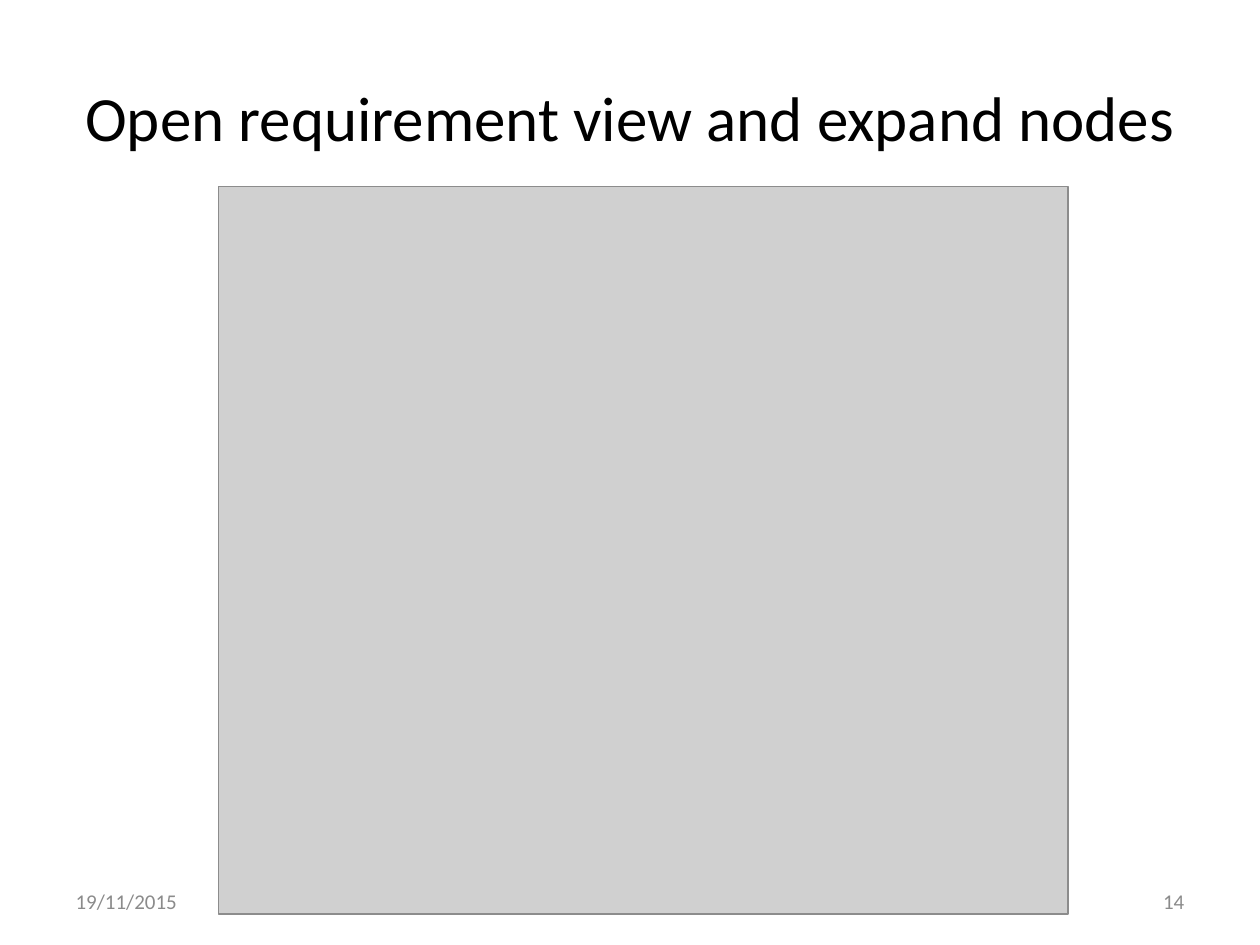
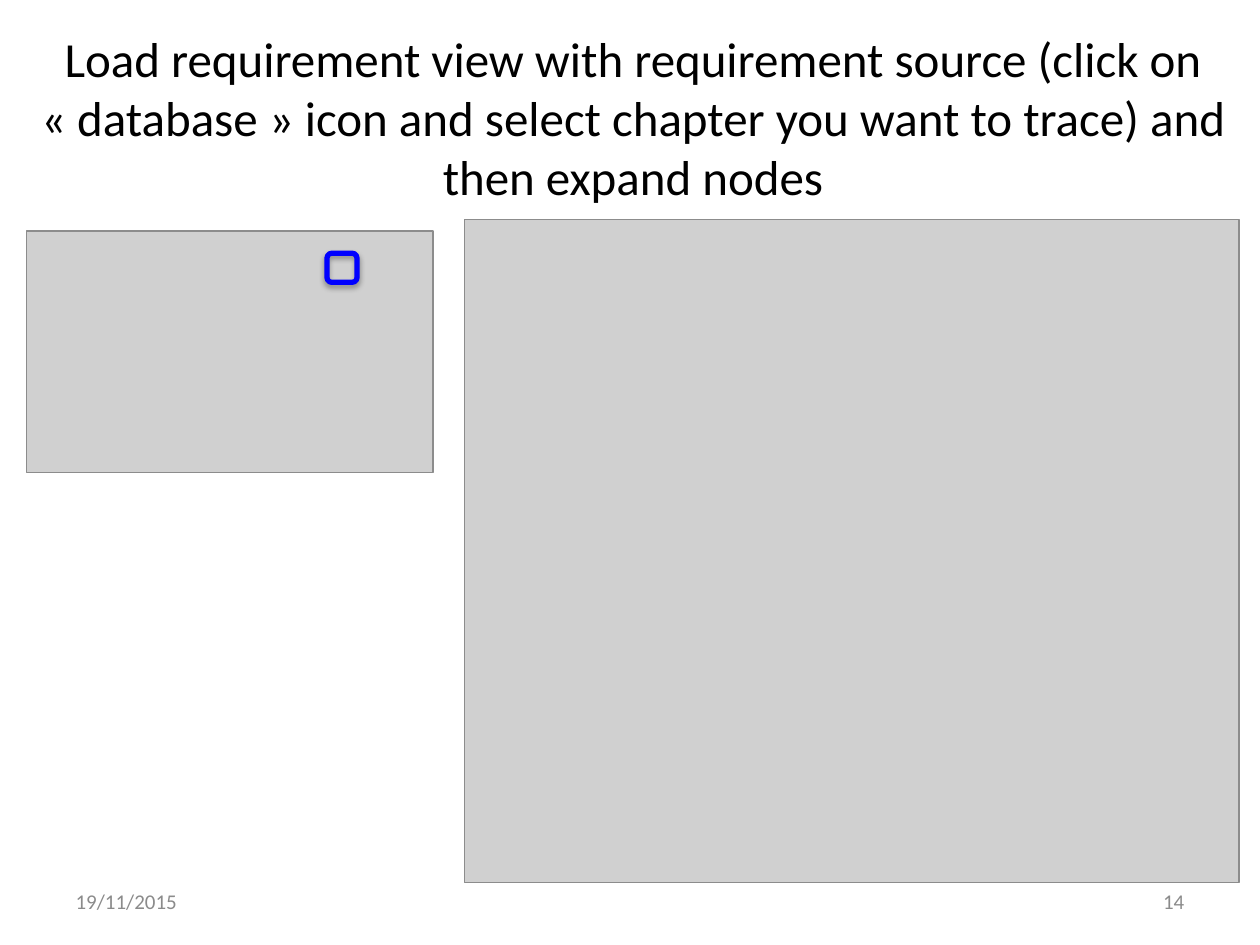
Before and after one commit to openETCS/toolchain, a slide deck: slide 14 of T7.3/TraceabilityArchitecture/reqCycleUse/ReqCyclePossibleUseForArchitectureVerification-V2.pptx. Drawn at 1260x945 pixels with LibreOffice and Linux fonts; fonts in the diff are those of the drawing; grey boxes stand for pictures. Boxes give left, top, right and bottom in pixels: in the first picture for what was removed or moved away, otherwise in the second. Text is boxed around its words. In the diff, an @@ line names an element or a change of style, - is before the commit and + after.

Commit message:
updated figures and detailed explanations after feedback from Jan

```diff
--- a/T7.3/TraceabilityArchitecture/reqCycleUse/ReqCyclePossibleUseForArchitectureVerification-V2.pptx
+++ b/T7.3/TraceabilityArchitecture/reqCycleUse/ReqCyclePossibleUseForArchitectureVerification-V2.pptx
@@ title at (65,41,1225,203): text changed; size 36 to 28 pt @@
-Open requirement view and expand nodes
+Load requirement view with requirement source (click on « database » icon and select chapter you want to trace) and then expand nodes
@@ picture added at (26,231,432,472) @@
@@ picture: place and size @@
-picture at (218,186,1067,914)
+picture at (465,219,1240,883)
@@ rounded rectangle added at (328,253,358,282), outline #0000FF 3 pt @@
```
Also in this commit, not shown: 2 other slides changed.
